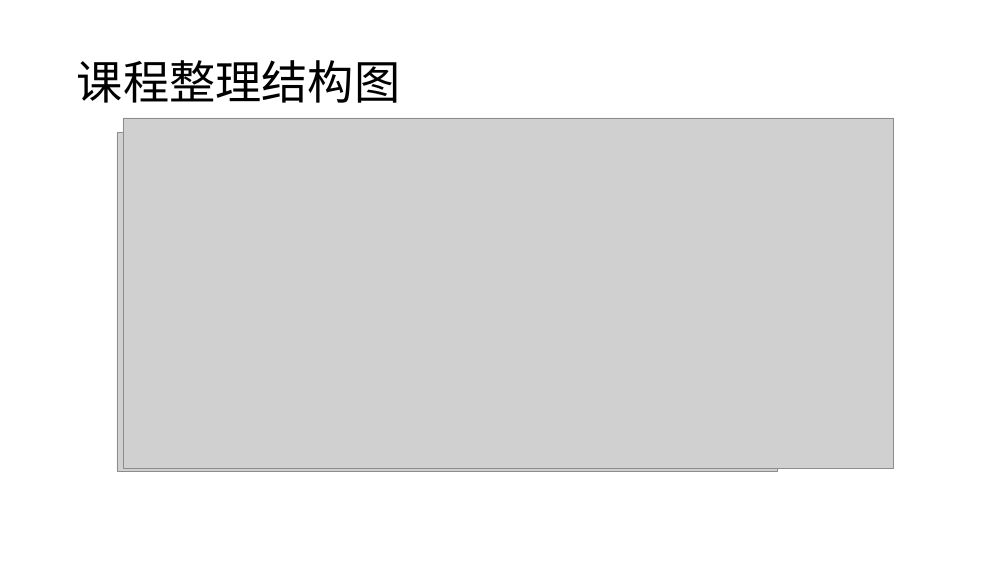
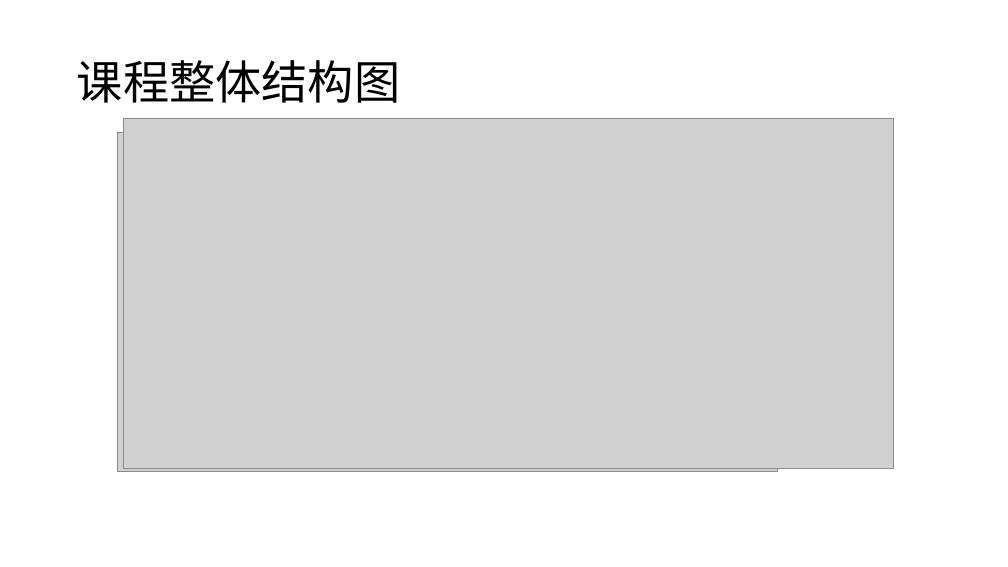
Before and after one commit to charlesXu86/Chatbot_CN, a slide deck: slide 2 of Chatbot_Doc/课程/NLP-4-语言模型.pptx (slide 6 before the commit). Drawn at 1008x567 pixels with LibreOffice and Linux fonts; fonts in the diff are those of the drawing; grey boxes stand for pictures. Boxes give left, top, right and bottom in pixels: in the first picture for what was removed or moved away, otherwise in the second. Text is boxed around its words. In the diff, an @@ line names an element or a change of style, - is before the commit and + after.

```diff
--- a/Chatbot_Doc/课程/NLP-4-语言模型.pptx
+++ b/Chatbot_Doc/课程/NLP-4-语言模型.pptx
@@ title at bbox=[77, 60, 400, 103]: text changed @@
-课程整理结构图
+课程整体结构图
```
Also in this commit, not shown: 4 other slides changed, 6 slides added, 21 slides removed, 1 other file.
